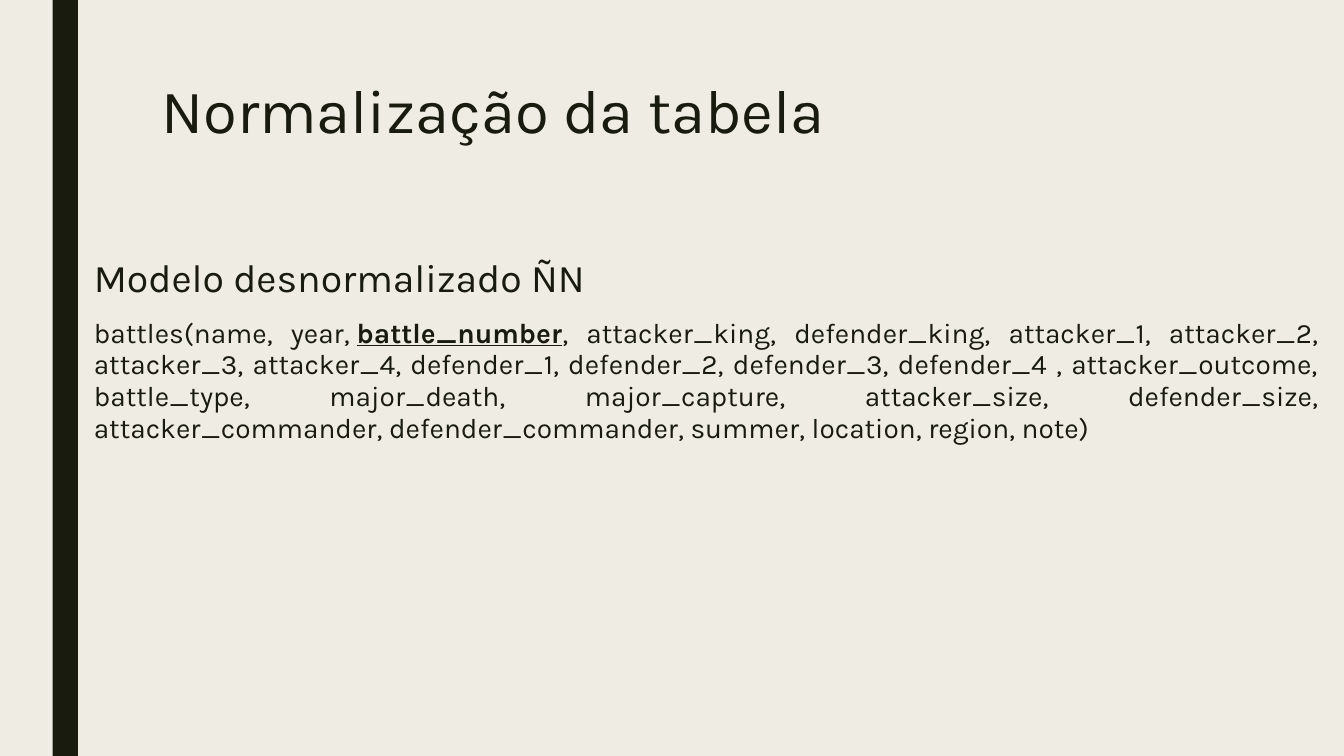
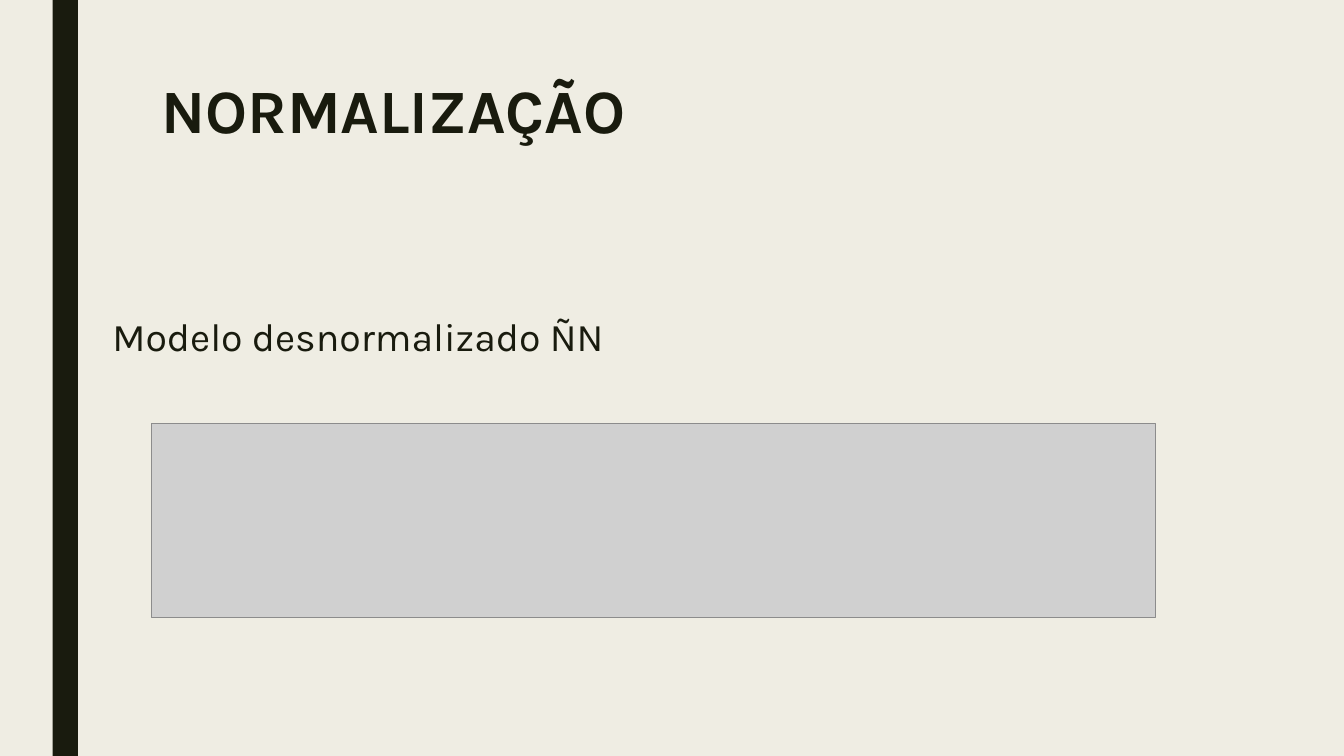
Before and after one commit to ggpereira/Fundamentos-de-BD, a slide deck: slide 3 of Apresentação/Trabalho prático fundamentos de banco de dados 2018.pptx. Drawn at 1344x756 pixels with LibreOffice and Linux fonts; fonts in the diff are those of the drawing; grey boxes stand for pictures. Boxes give left, top, right and bottom in pixels: in the first picture for what was removed or moved away, otherwise in the second. Text is boxed around its words. In the diff, an @@ line names an element or a change of style, - is before the commit and + after.

```diff
--- a/Apresentação/Trabalho prático fundamentos de banco de dados 2018.pptx
+++ b/Apresentação/Trabalho prático fundamentos de banco de dados 2018.pptx
@@ title at [161,78,625,146]: text changed; bold on @@
-Normalização da tabela
+NORMALIZAÇÃO
@@ text at [94,323,1318,445]: paragraph removed @@
-battles(name, year, battle_number, attacker_king, defender_king, attacker_1, attacker_2, attacker_3, attacker_4, defender_1, defender_2, defender_3, defender_4 , attacker_outcome, battle_type, major_death, major_capture, attacker_size, defender_size, attacker_commander, defender_commander, summer, location, region, note)
@@ text "Modelo desnormalizado ÑN": place and size @@
-text "Modelo desnormalizado ÑN" at [94,259,1318,445]
+text "Modelo desnormalizado ÑN" at [112,318,604,352]
@@ picture added at [151,423,1155,617] @@
```
Also in this commit, not shown: 1 other slide changed, 3 slides added, 7 other files.
